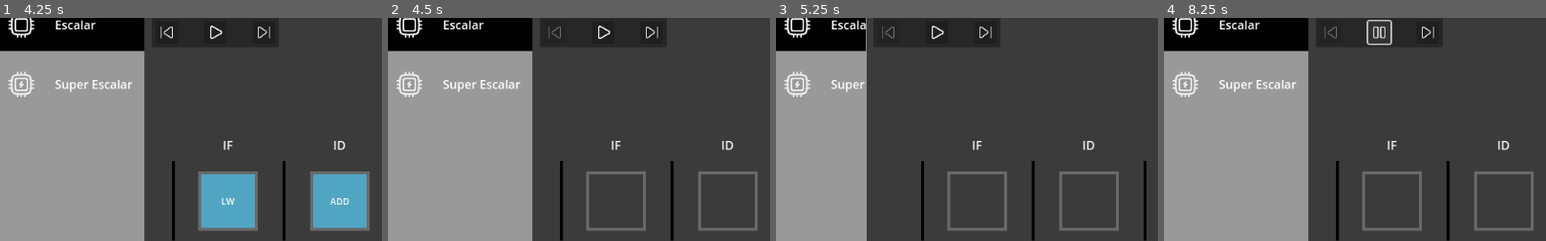
Above: before the commit, frames 1-4 (left to right).
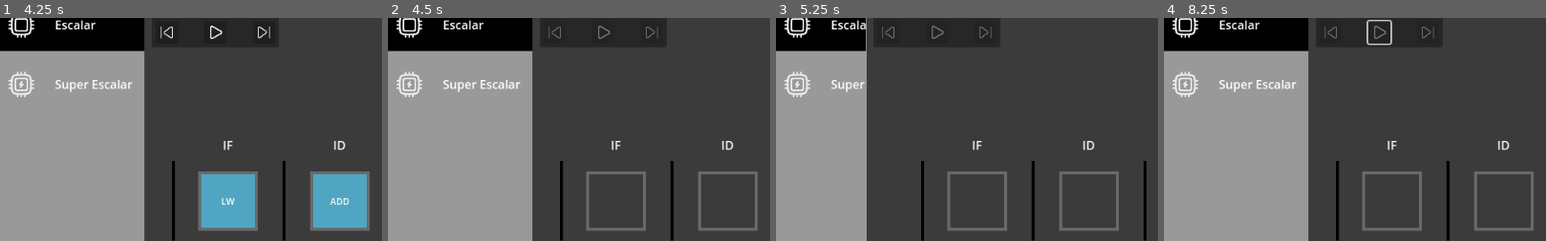
Above: after the commit, the same moments.

Repository: FernandoCsm-Knight/SMT-Simulator
Game: Godot game, scene res://main_scene.tscn
The game is run twice, just before and just after one commit, with the same random seed, the same clock (stepped at 60 frames per second) and the same inputs.
Inputs (mouse positions are % of the whole screen's width and height, from its top left):
- Up to frame 1 (4.25 s): click (16, 24) at 0.5 s; click (16, 24) at 1.25 s; click (22, 24) at 2 s; click (22, 24) at 2.75 s; click (3, 6) at 3.5 s
- Up to frame 2 (4.5 s): click (51, 8) at 4.27 s
- Up to frame 3 (5.25 s): click (16, 6) at 5 s
- Up to frame 4 (8.25 s): click (45, 8) at 5.77 s; click (3, 6) at 6.5 s; click (51, 8) at 7.27 s; click (29, 24) at 8.02 s
The pictures show only the part of the screen within x 1-51%, y 21-71%; the shares and areas given below are measured in that part.

Frame 1 is identical in both runs. In frame 2, 0.1% of the frame differs, in the area x 55-71%, y 3-10%; in frame 3, 0.2%; in frame 4, 0.2%, in the area x 54-71%, y 3-10%.

Commit message:
feat: displayer metric

Diff:
--- a/main_scene.tscn
+++ b/main_scene.tscn
@@ -3,7 +3,7 @@
 [ext_resource type="Script" path="res://scripts/window_manager.gd" id="2_2gea7"]
 [ext_resource type="PackedScene" uid="uid://slid0m0da0iu" path="res://scenes/menu/selector.tscn" id="2_3r0rd"]
 [ext_resource type="PackedScene" uid="uid://djjimcbyd3j4s" path="res://scenes/controller/scaling_controller.tscn" id="4_6e6v2"]
-[ext_resource type="PackedScene" uid="uid://cxe8g3q6hxq41" path="res://scenes/menu/displayer.tscn" id="5_yjfmi"]
+[ext_resource type="PackedScene" uid="uid://cxe8g3q6hxq41" path="res://scenes/menu/displayer/displayer.tscn" id="5_yjfmi"]
 [ext_resource type="PackedScene" uid="uid://stvu7o3s4gvy" path="res://scenes/menu/side_bar.tscn" id="5_yl48o"]
 
 [node name="MainScene" type="Control"]
@@ -36,13 +36,14 @@
 layout_mode = 2
 default_architecture = 1
 
-[node name="WindowManager" type="VBoxContainer" parent="HBoxContainer" node_paths=PackedStringArray("menu", "selector", "controller")]
+[node name="WindowManager" type="VBoxContainer" parent="HBoxContainer" node_paths=PackedStringArray("menu", "selector", "displayer", "controller")]
 layout_mode = 2
 size_flags_horizontal = 3
 theme_override_constants/separation = 0
 script = ExtResource("2_2gea7")
 menu = NodePath("../SideBar")
 selector = NodePath("Selector")
+displayer = NodePath("Container/Displayer")
 controller = NodePath("Container/ScalingController")
 
 [node name="Selector" parent="HBoxContainer/WindowManager" instance=ExtResource("2_3r0rd")]
--- a/scenes/menu/displayer.tscn
+++ b/scenes/menu/displayer/displayer.tscn
@@ -1,7 +1,8 @@
-[gd_scene load_steps=7 format=3 uid="uid://cxe8g3q6hxq41"]
+[gd_scene load_steps=8 format=3 uid="uid://cxe8g3q6hxq41"]
 
 [ext_resource type="Texture2D" uid="uid://c44bibef3iu55" path="res://icons/MaterialSymbolsInfo.png" id="1_2aki3"]
-[ext_resource type="Script" path="res://scripts/menu/displayer.gd" id="1_ckokk"]
+[ext_resource type="Script" path="res://scripts/menu/displayer/displayer.gd" id="1_ckokk"]
+[ext_resource type="PackedScene" uid="uid://cbcntccwvfcrj" path="res://scenes/menu/displayer/metrics.tscn" id="2_8uqhc"]
 
 [sub_resource type="StyleBoxFlat" id="StyleBoxFlat_8fkby"]
 bg_color = Color(0.866667, 0.866667, 0.866667, 1)
@@ -48,7 +49,7 @@
 "resize_info_panel": SubResource("Animation_igd4s")
 }
 
-[node name="Displayer" type="Control" node_paths=PackedStringArray("animation", "info_box")]
+[node name="Displayer" type="Control" node_paths=PackedStringArray("animation", "info_box", "metrics")]
 custom_minimum_size = Vector2(50, 50)
 layout_mode = 3
 anchors_preset = 8
@@ -65,6 +66,7 @@
 script = ExtResource("1_ckokk")
 animation = NodePath("AnimationPlayer")
 info_box = NodePath("InfoPanel/InfoContainer")
+metrics = NodePath("InfoPanel/InfoContainer/VBoxContainer/Metrics")
 metadata/_edit_vertical_guides_ = [901.0]
 
 [node name="InfoPanel" type="Panel" parent="."]
@@ -95,6 +97,14 @@
 layout_mode = 2
 theme_override_constants/separation = 10
 
+[node name="ConfigurationTitle" type="Label" parent="InfoPanel/InfoContainer/VBoxContainer"]
+layout_mode = 2
+theme_override_colors/font_color = Color(0, 0, 0, 1)
+theme_override_font_sizes/font_size = 20
+text = "Settings"
+horizontal_alignment = 1
+vertical_alignment = 1
+
 [node name="CheckButton" type="CheckButton" parent="InfoPanel/InfoContainer/VBoxContainer"]
 layout_mode = 2
 size_flags_horizontal = 0
@@ -116,14 +126,9 @@
 theme_override_constants/h_separation = 10
 text = "Data Forwarding"
 
-[node name="IPC" type="Label" parent="InfoPanel/InfoContainer/VBoxContainer"]
+[node name="Metrics" parent="InfoPanel/InfoContainer/VBoxContainer" instance=ExtResource("2_8uqhc")]
 layout_mode = 2
-mouse_filter = 1
-theme_override_colors/font_color = Color(0, 0, 0, 1)
-
-[node name="Stalls" type="Label" parent="InfoPanel/InfoContainer/VBoxContainer"]
-layout_mode = 2
-theme_override_colors/font_color = Color(0, 0, 0, 1)
+size_flags_vertical = 3
 
 [node name="TextureRect" type="TextureRect" parent="InfoPanel"]
 layout_mode = 1
--- /dev/null
+++ b/scenes/menu/displayer/metrics.tscn
@@ -0,0 +1,114 @@
+[gd_scene load_steps=3 format=3 uid="uid://cbcntccwvfcrj"]
+
+[ext_resource type="Script" path="res://scripts/menu/displayer/metrics.gd" id="1_7conx"]
+[ext_resource type="Script" path="res://scripts/menu/displayer/subtitle.gd" id="2_bey7p"]
+
+[node name="Metrics" type="Control" node_paths=PackedStringArray("subtitle", "cpi_label", "ipc_label", "usage_label", "stalls_label", "cycles_label")]
+layout_mode = 3
+anchors_preset = 15
+anchor_right = 1.0
+anchor_bottom = 1.0
+grow_horizontal = 2
+grow_vertical = 2
+mouse_filter = 1
+script = ExtResource("1_7conx")
+subtitle = NodePath("VBoxContainer/Subtitle")
+cpi_label = NodePath("VBoxContainer/HBoxContainer/LeftColumn/VBoxContainer/CPI")
+ipc_label = NodePath("VBoxContainer/HBoxContainer/LeftColumn/VBoxContainer/IPC")
+usage_label = NodePath("VBoxContainer/HBoxContainer/LeftColumn/VBoxContainer/Usage")
+stalls_label = NodePath("VBoxContainer/HBoxContainer/LeftColumn/VBoxContainer/Stalls")
+cycles_label = NodePath("VBoxContainer/HBoxContainer/LeftColumn/VBoxContainer/Cycles")
+
+[node name="VBoxContainer" type="VBoxContainer" parent="."]
+layout_mode = 1
+anchors_preset = 15
+anchor_right = 1.0
+anchor_bottom = 1.0
+grow_horizontal = 2
+grow_vertical = 2
+
+[node name="MetricsTitle" type="Label" parent="VBoxContainer"]
+layout_mode = 2
+size_flags_vertical = 1
+theme_override_colors/font_color = Color(0, 0, 0, 1)
+theme_override_font_sizes/font_size = 20
+text = "Metrics"
+horizontal_alignment = 1
+vertical_alignment = 1
+
+[node name="Subtitle" type="HBoxContainer" parent="VBoxContainer" node_paths=PackedStringArray("architecture_label", "thread_support_label")]
+layout_mode = 2
+theme_override_constants/separation = 20
+alignment = 1
+script = ExtResource("2_bey7p")
+architecture_label = NodePath("Architecture")
+thread_support_label = NodePath("ThreadSupport")
+
+[node name="Architecture" type="Label" parent="VBoxContainer/Subtitle"]
+layout_mode = 2
+theme_override_colors/font_color = Color(0, 0, 0, 1)
+
+[node name="ThreadSupport" type="Label" parent="VBoxContainer/Subtitle"]
+layout_mode = 2
+theme_override_colors/font_color = Color(0, 0, 0, 1)
+
+[node name="HBoxContainer" type="HBoxContainer" parent="VBoxContainer"]
+layout_mode = 2
+size_flags_vertical = 3
+
+[node name="LeftColumn" type="Control" parent="VBoxContainer/HBoxContainer"]
+layout_mode = 2
+size_flags_horizontal = 3
+
+[node name="VBoxContainer" type="VBoxContainer" parent="VBoxContainer/HBoxContainer/LeftColumn"]
+layout_mode = 1
+anchors_preset = 8
+anchor_left = 0.5
+anchor_top = 0.5
+anchor_right = 0.5
+anchor_bottom = 0.5
+offset_left = -0.5
+offset_top = -65.5
+offset_right = 0.5
+offset_bottom = 65.5
+grow_horizontal = 2
+grow_vertical = 2
+size_flags_horizontal = 3
+alignment = 1
+
+[node name="CPI" type="Label" parent="VBoxContainer/HBoxContainer/LeftColumn/VBoxContainer"]
+layout_mode = 2
+size_flags_vertical = 1
+theme_override_colors/font_color = Color(0, 0, 0, 1)
+
+[node name="IPC" type="Label" parent="VBoxContainer/HBoxContainer/LeftColumn/VBoxContainer"]
+layout_mode = 2
+mouse_filter = 1
+theme_override_colors/font_color = Color(0, 0, 0, 1)
+
+[node name="Usage" type="Label" parent="VBoxContainer/HBoxContainer/LeftColumn/VBoxContainer"]
+layout_mode = 2
+theme_override_colors/font_color = Color(0, 0, 0, 1)
+
+[node name="Stalls" type="Label" parent="VBoxContainer/HBoxContainer/LeftColumn/VBoxContainer"]
+layout_mode = 2
+theme_override_colors/font_color = Color(0, 0, 0, 1)
+
+[node name="Cycles" type="Label" parent="VBoxContainer/HBoxContainer/LeftColumn/VBoxContainer"]
+layout_mode = 2
+theme_override_colors/font_color = Color(0, 0, 0, 1)
+
+[node name="RightColumn" type="Control" parent="VBoxContainer/HBoxContainer"]
+layout_mode = 2
+size_flags_horizontal = 3
+
+[node name="VBoxContainer" type="VBoxContainer" parent="VBoxContainer/HBoxContainer/RightColumn"]
+layout_mode = 1
+anchors_preset = 8
+anchor_left = 0.5
+anchor_top = 0.5
+anchor_right = 0.5
+anchor_bottom = 0.5
+grow_horizontal = 2
+grow_vertical = 2
+size_flags_horizontal = 3
--- a/scripts/menu/displayer.gd
+++ b/scripts/menu/displayer/displayer.gd
@@ -3,6 +3,7 @@
 
 @export var animation: AnimationPlayer = null
 @export var info_box: Container = null
+@export var metrics: DisplayerMetrics = null
 
 var mouse_in: bool = false
 
@@ -11,6 +12,27 @@
 func _ready() -> void:
 	info_box.hide()
 	info_box.mouse_filter = Control.MOUSE_FILTER_IGNORE
+
+func set_cpi(cpi: float):
+	metrics.set_cpi(cpi)
+
+func set_ipc(ipc: float):
+	metrics.set_ipc(ipc)
+
+func set_usage(usage: float):
+	metrics.set_usage(usage)
+
+func set_stalls(stalls: int):
+	metrics.set_stalls(stalls)
+
+func set_cycles(cycles: int):
+	metrics.set_cycles(cycles)
+
+func set_architecture(architecture: Globals.ARCHITECTURE):
+	metrics.set_architecture(architecture)
+
+func set_thread_support(policy: Globals.POLICIES):
+	metrics.set_thread_support(policy)
 
 func _on_radio_buttom_mouse_entered() -> void:
 	mouse_in = true
--- /dev/null
+++ b/scripts/menu/displayer/metrics.gd
@@ -0,0 +1,36 @@
+extends Control
+class_name DisplayerMetrics
+
+@export var subtitle: DisplayerSubtitle = null
+
+@export var cpi_label: Label = null
+@export var ipc_label: Label = null
+@export var usage_label: Label = null
+@export var stalls_label: Label = null
+@export var cycles_label: Label = null
+
+func set_cpi(cpi: float):
+	if cpi_label != null:
+		cpi_label.text = 'CPI: %.*f' % [2, cpi]
+
+func set_ipc(ipc: float):
+	if ipc_label != null:
+		ipc_label.text = 'IPC: %.*f' % [2, ipc]
+
+func set_usage(usage: float):
+	if usage_label != null:
+		usage_label.text = 'Usage: %.*f' % [2, usage]
+
+func set_stalls(stalls: int):
+	if stalls_label != null:
+		stalls_label.text = 'Stalls: {}'.format([stalls], '{}')
+
+func set_cycles(cycles: int):
+	if cycles_label != null:
+		cycles_label.text = 'Cycles: {}'.format([cycles], '{}')
+
+func set_architecture(architecture: Globals.ARCHITECTURE):
+	subtitle.set_architecture(architecture)
+
+func set_thread_support(policy: Globals.POLICIES):
+	subtitle.set_thread_support(policy)
--- /dev/null
+++ b/scripts/menu/displayer/subtitle.gd
@@ -0,0 +1,16 @@
+extends HBoxContainer
+class_name DisplayerSubtitle
+
+@export var architecture_label: Label = null
+@export var thread_support_label: Label = null
+
+func set_architecture(architecture: Globals.ARCHITECTURE):
+	if architecture_label != null:
+		architecture_label.text = 'Superscalar' if architecture == Globals.ARCHITECTURE.SUPER else 'Scalar'
+
+func set_thread_support(policy: Globals.POLICIES):
+	if thread_support_label != null:
+		if policy in [Globals.POLICIES.STD_SCALAR, Globals.POLICIES.STD_SUPERSCALAR]:
+			thread_support_label.text = 'Sequential'
+		else:
+			thread_support_label.text = Globals.POLICIES.keys()[policy]
--- a/scripts/pipeline/pipeline.gd
+++ b/scripts/pipeline/pipeline.gd
@@ -11,7 +11,8 @@
 @export var manager: StageManager = null
 
 func can_go_next() -> bool:
-	return animation_index < scheduled_instructions.size() or end_cycles < manager.pipeline_size()
+	var can_go_over: bool = (animation_index > 0 and end_cycles < manager.pipeline_size())
+	return animation_index < scheduled_instructions.size() or can_go_over
 
 func can_go_prev() -> bool:
 	return animation_index > 0
--- a/scripts/policies/std_superscalar_policy.gd
+++ b/scripts/policies/std_superscalar_policy.gd
@@ -40,8 +40,6 @@
 					curr.instruction_set.remove_at(k)
 					break
 
-		print(freese)
-		print(curr.instruction_set)
 		scheduled_instructions.append(cycle)
 		if curr.is_empty():
 			processor.thread_pool.remove_at(0)
--- a/scripts/scheduler/cpu/processor.gd
+++ b/scripts/scheduler/cpu/processor.gd
@@ -21,8 +21,13 @@
 	set = set_forwarding,
 	get = has_forwarding
 
+var displayer: Displayer = null:
+	set = set_displayer,
+	get = get_displayer
+
 var units_manager: UnitsManager
 var thread_pool: Array[ThreadInstructions]
+var _scheduled: Array
 var _immutable_thread_pool: Array[ThreadInstructions]
 var _thread_colors: Dictionary
 
@@ -43,14 +48,49 @@
 	self.units_manager = UnitsManager.new()
 	_immutable_thread_pool = []
 	_thread_colors = {}
-
-func get_thread_color(thread_id: int) -> Color:
-	return _thread_colors[thread_id] if _thread_colors.has(thread_id) else Color.TRANSPARENT
+	_scheduled = []
 
 func _generate_thread_color(thread_id: int):
 	if not _thread_colors.has(thread_id):
 		var color = Color(fmod(randf(), 1.0), fmod(randf(), 1.0), fmod(randf(), 1.0), 0.7)
 		_thread_colors[thread_id] = color
+
+func _update_displayer():
+	if has_displayer():
+		var stalls: int = 0
+		var unused_units: int = 0
+		var operations: int = 0
+		var cycles: int = _scheduled.size()
+		var usage: float = 0.0
+
+		if architecture == Globals.ARCHITECTURE.SCALAR:
+			for inst in _scheduled:
+				if inst[0].operation == Globals.INSTRUCTIONS.STALL or inst[0].operation == Globals.INSTRUCTIONS.TRASH:
+					stalls += 1
+				else:
+					operations += 1
+			usage = float(cycles - stalls)/float(cycles)
+		else:
+			for arr in _scheduled:
+				if arr.size() == 0:
+					stalls += 1
+				else:
+					operations += arr.size()
+			usage = float(operations) / float(cycles * units_manager.size())
+
+		displayer.set_architecture(architecture)
+		displayer.set_thread_support(policy.get_type())
+		displayer.set_stalls(stalls)
+		displayer.set_cycles(cycles)
+		displayer.set_ipc(float(operations)/float(cycles))
+		displayer.set_cpi(float(cycles)/float(operations))
+		displayer.set_usage(usage)
+
+func has_displayer() -> bool:
+	return displayer != null
+
+func get_thread_color(thread_id: int) -> Color:
+	return _thread_colors[thread_id] if _thread_colors.has(thread_id) else Color.TRANSPARENT
 
 func get_thread_support() -> Globals.POLICIES:
 	return policy.get_type()
@@ -126,14 +166,25 @@
 			some = true
 	return some
 
+func get_scheduled_instructions() -> Array:
+	return _scheduled if _scheduled != null else []
+
 func process_instructions() -> Array:
 	if not is_empty() and has_instructions() and policy:
-		return policy.process_instructions_with(self)
+		_scheduled = policy.process_instructions_with(self)
+		_update_displayer()
+		return _scheduled
 	else:
 		return []
 
 func is_empty() -> bool:
 	return units_manager.get_number_of_units() == 0 or thread_pool.is_empty()
+
+func set_displayer(interface: Displayer):
+	displayer = interface
+
+func get_displayer() -> Displayer:
+	return displayer
 
 func clear():
 	thread_pool.clear()
--- a/scripts/scheduler/cpu/units_manager.gd
+++ b/scripts/scheduler/cpu/units_manager.gd
@@ -9,6 +9,13 @@
 	for key in Globals.EXECUTION_UNIT.values():
 		all_units[key] = 0
 		units_in_use[key] = 0
+
+func size() -> int:
+	var units: int = 0
+	for key in all_units.keys():
+		units += all_units[key]
+
+	return units
 
 func get_number_of_units() -> int:
 	return number_of_units
--- a/scripts/window_manager.gd
+++ b/scripts/window_manager.gd
@@ -3,11 +3,13 @@
 
 @export var menu: Control = null
 @export var selector: Selector = null
+@export var displayer: Displayer = null
 @export var controller: ScalingController = null
 
 var processor: Processor = Processor.new()
 
 func _ready() -> void:
+	processor.set_displayer(displayer)
 	processor.append_functional_unit(Globals.EXECUTION_UNIT.ALU)
 	processor.append_functional_unit(Globals.EXECUTION_UNIT.ALU)
 	processor.append_functional_unit(Globals.EXECUTION_UNIT.DATA)
Not shown: 3 places in scenes/scheduler/stage.tscn that only renumber resources
